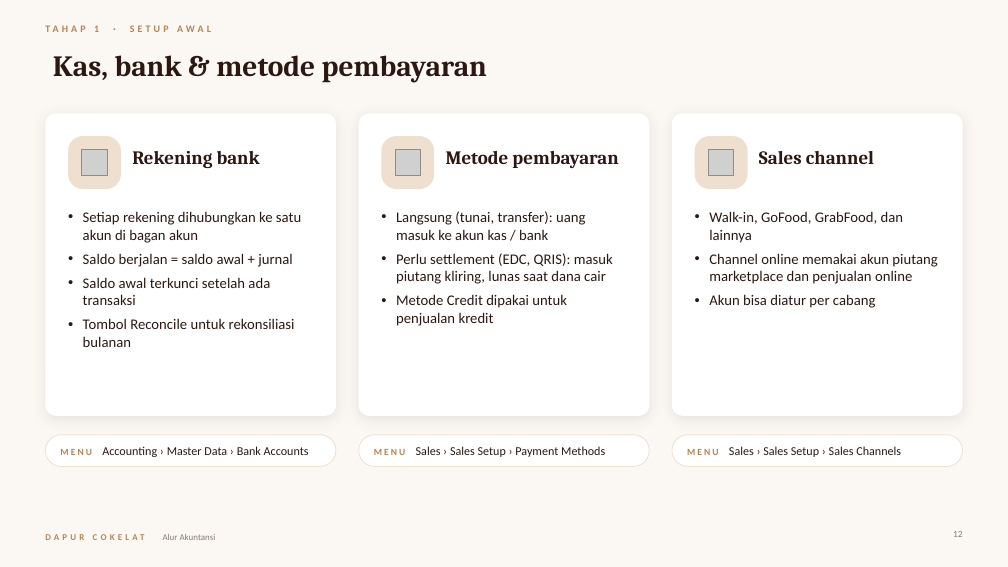
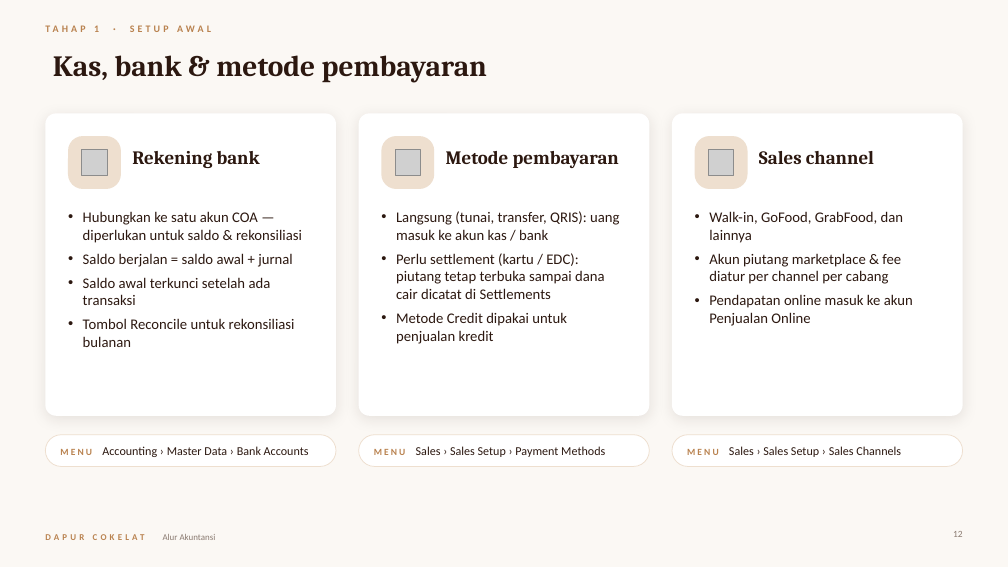
Before and after one commit to poedihippo/restopia-web, a slide deck: slide 12 of docs/Alur-Akuntansi-Dapur-Cokelat.pptx. Drawn at 1008x567 pixels with LibreOffice and Linux fonts; fonts in the diff are those of the drawing; grey boxes stand for pictures. Boxes give left, top, right and bottom in pixels: in the first picture for what was removed or moved away, otherwise in the second. Text is boxed around its words. In the diff, an @@ line names an element or a change of style, - is before the commit and + after.

```diff
--- a/docs/Alur-Akuntansi-Dapur-Cokelat.pptx
+++ b/docs/Alur-Akuntansi-Dapur-Cokelat.pptx
@@ text at bbox=[83, 211, 302, 243]: text changed @@
-• Setiap rekening dihubungkan ke satu akun di bagan akun
+• Hubungkan ke satu akun COA — diperlukan untuk saldo & rekonsiliasi
@@ text at bbox=[396, 211, 619, 299]: text changed @@
-• Langsung (tunai, transfer): uang masuk ke akun kas / bank
-• Perlu settlement (EDC, QRIS): masuk piutang kliring, lunas saat dana cair
+• Langsung (tunai, transfer, QRIS): uang masuk ke akun kas / bank
+• Perlu settlement (kartu / EDC): piutang tetap terbuka sampai dana cair dicatat di Settlements
@@ text at bbox=[709, 253, 913, 326]: text changed @@
-• Channel online memakai akun piutang marketplace dan penjualan online
-• Akun bisa diatur per cabang
+• Akun piutang marketplace & fee diatur per channel per cabang
+• Pendapatan online masuk ke akun Penjualan Online
```
Also in this commit, not shown: 24 other slides changed, 1 other file.
